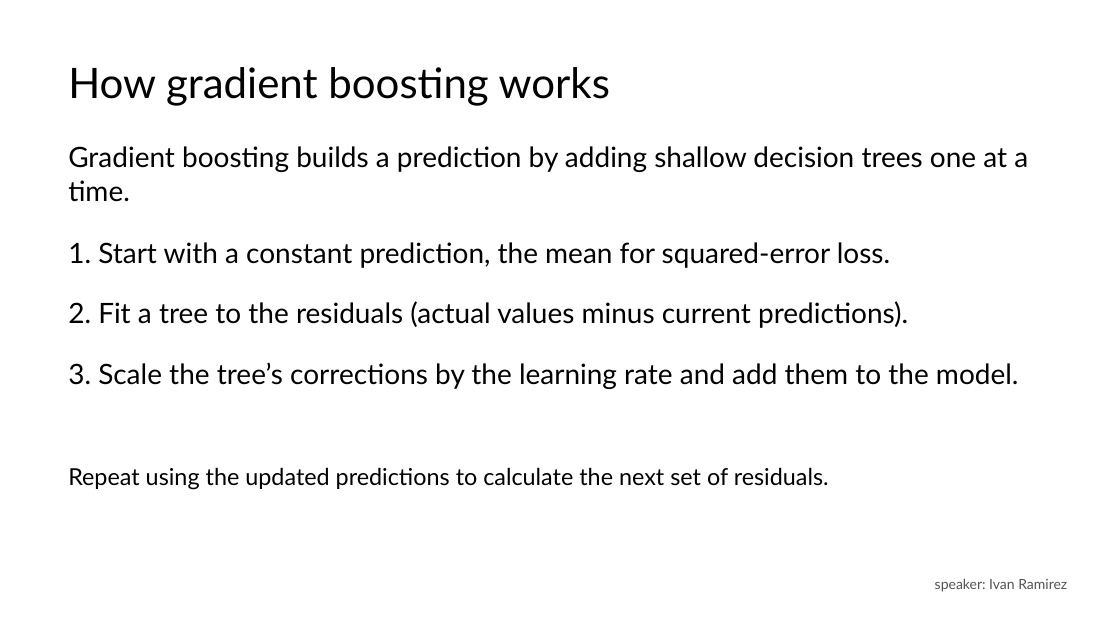
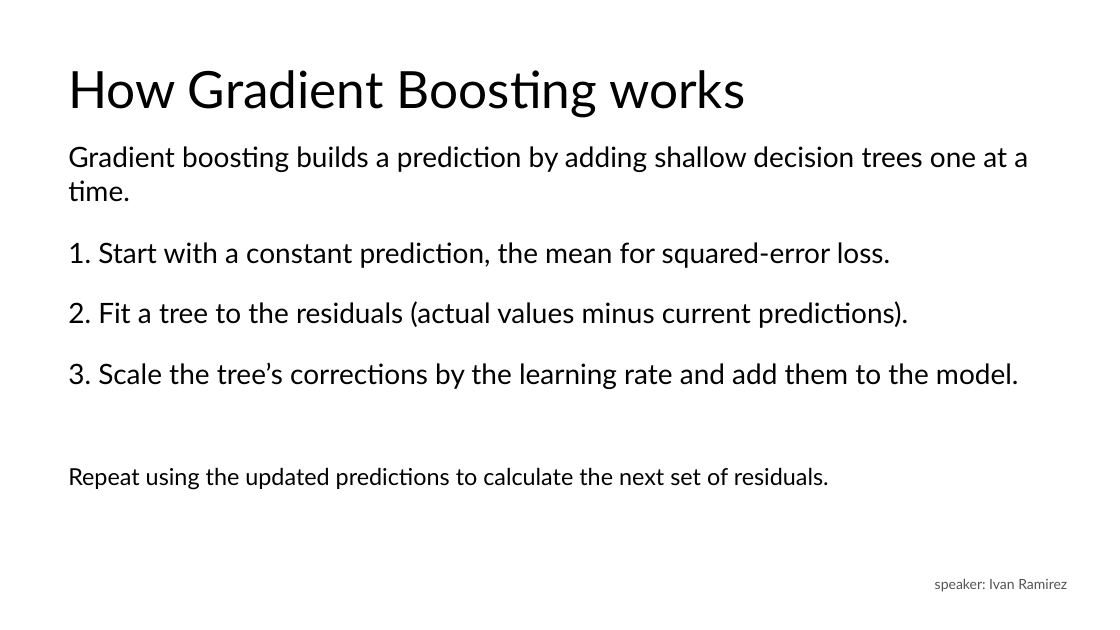
Before and after one commit to va2324/CSC3730-Group3, a slide deck: slide 24 of shared_report_&_presentation/group_presentation.pptx (slide 2 before the commit). Drawn at 1120x630 pixels with LibreOffice and Linux fonts; fonts in the diff are those of the drawing. Boxes give left, top, right and bottom in pixels: in the first picture for what was removed or moved away, otherwise in the second. Text is boxed around its words. In the diff, an @@ line names an element or a change of style, - is before the commit and + after.

```diff
--- a/shared_report_&_presentation/group_presentation.pptx
+++ b/shared_report_&_presentation/group_presentation.pptx
@@ text at (68,70,745,118): text changed; size 36 to 44 pt @@
-How gradient boosting works
+How Gradient Boosting works
```
Also in this commit, not shown: 7 other slides changed, 17 slides added, 1 slide removed.
